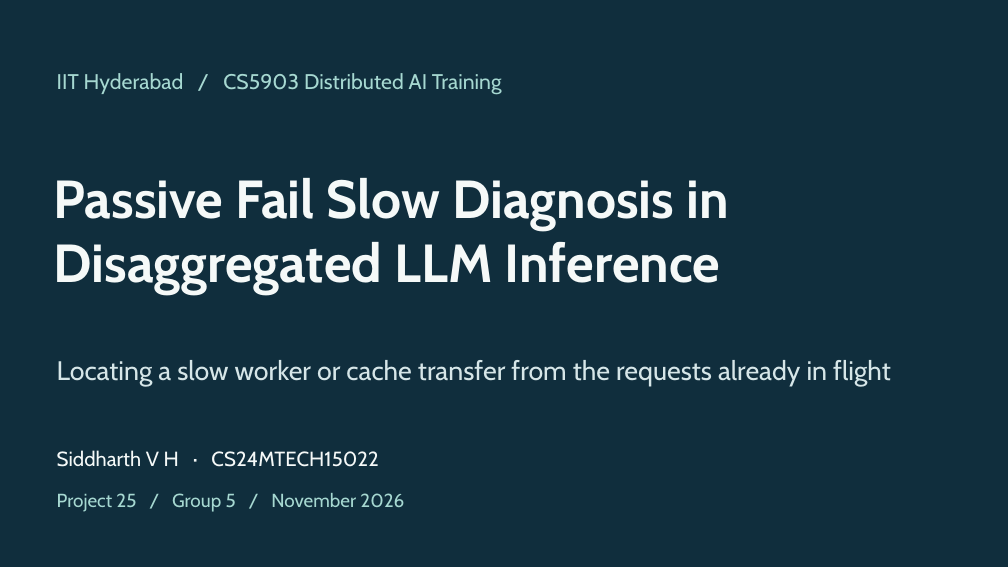
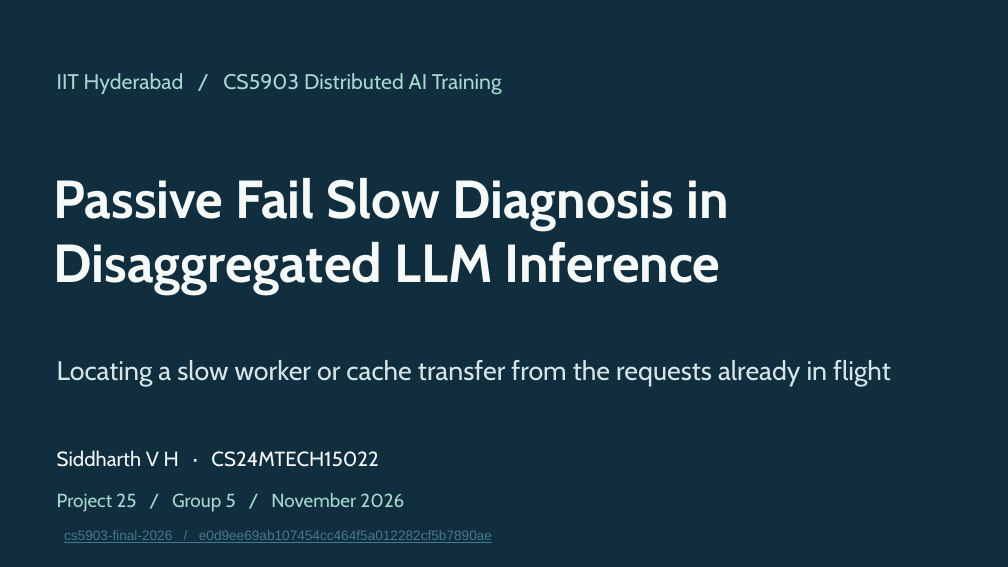
Before and after one commit to sid15022/DAT-CS5903, a slide deck: slide 1 of docs/Final_Project_Presentation.pptx. Drawn at 1008x567 pixels with LibreOffice and Linux fonts; fonts in the diff are those of the drawing. Boxes give left, top, right and bottom in pixels: in the first picture for what was removed or moved away, otherwise in the second. Text is boxed around its words. In the diff, an @@ line names an element or a change of style, - is before the commit and + after.

```diff
--- a/docs/Final_Project_Presentation.pptx
+++ b/docs/Final_Project_Presentation.pptx
@@ text added at (x1=64, y1=530, x2=492, y2=543), 13 pt, text #467886, underline @@
+cs5903-final-2026 / e0d9ee69ab107454cc464f5a012282cf5b7890ae
```
Also in this commit, not shown: 8 other files.
